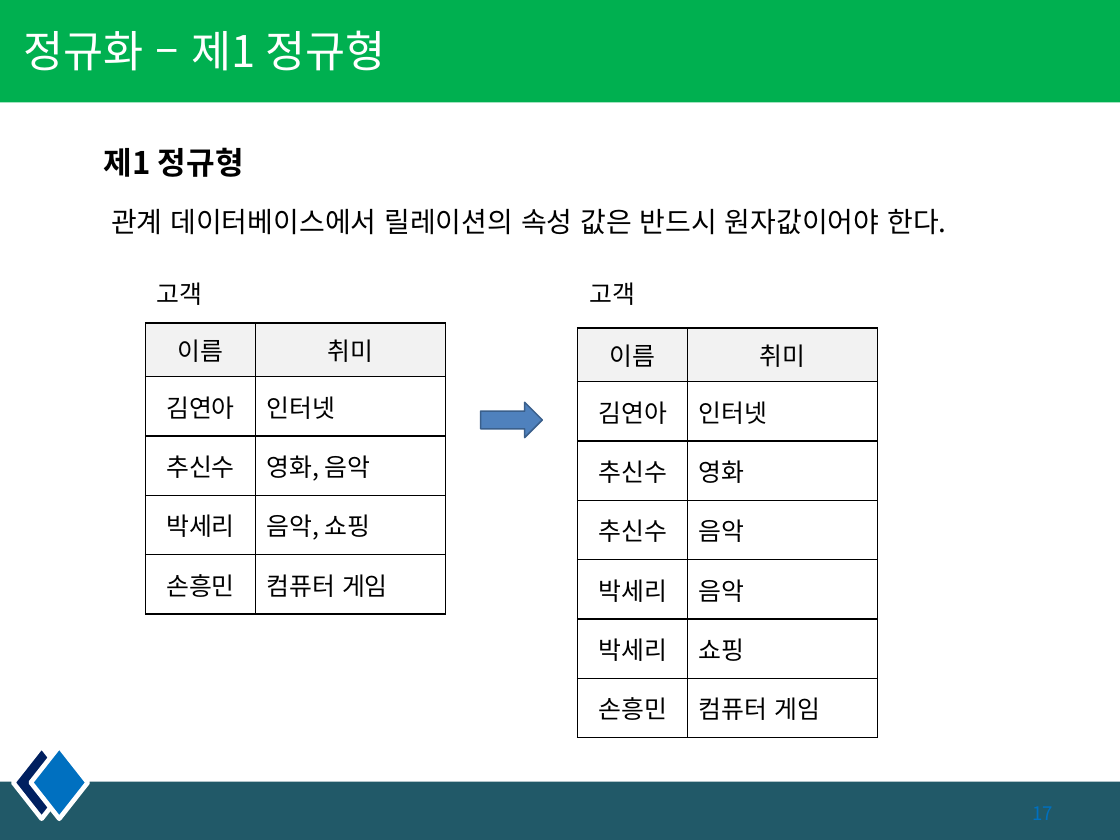
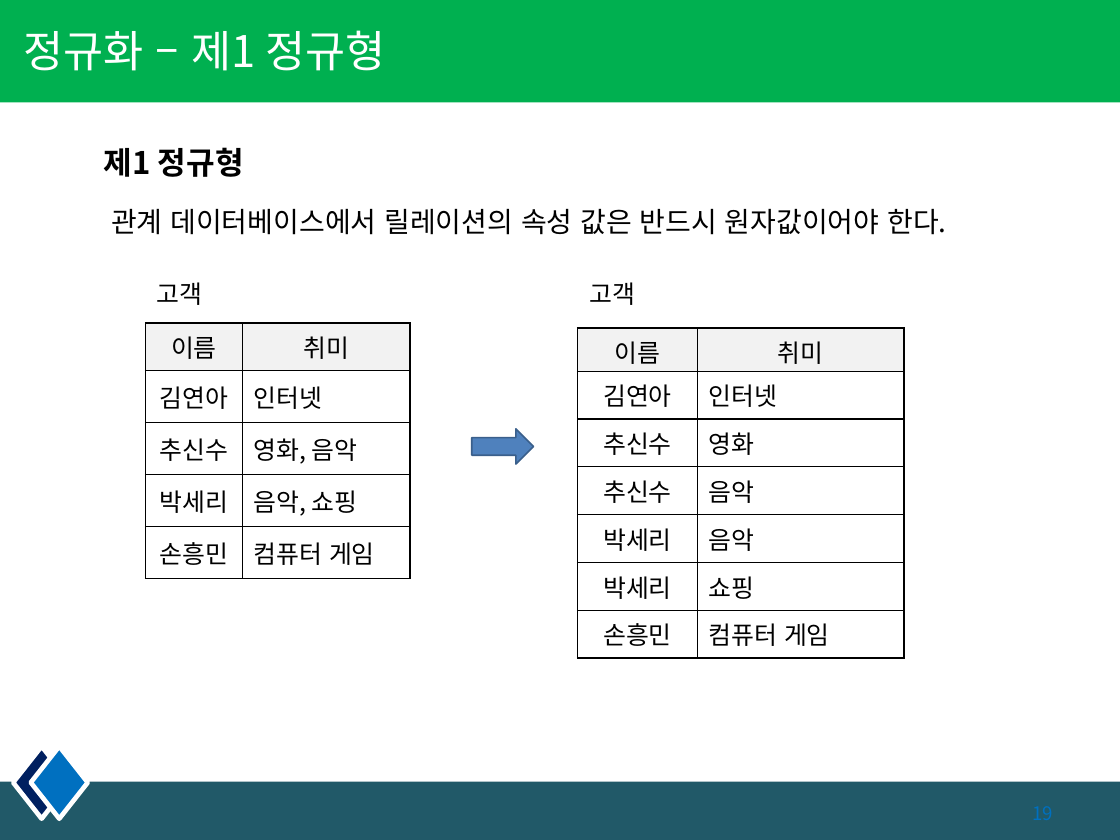
Before and after one commit to kiyongee2/green_project_web, a slide deck: slide 19 of db_ppt/2장. 제약조건, 관계.pptx (slide 17 before the commit). Drawn at 1120x840 pixels with LibreOffice and Linux fonts; fonts in the diff are those of the drawing. Boxes give left, top, right and bottom in pixels: in the first picture for what was removed or moved away, otherwise in the second. Text is boxed around its words. In the diff, an @@ line names an element or a change of style, - is before the commit and + after.

```diff
--- a/db_ppt/2장. 제약조건, 관계.pptx
+++ b/db_ppt/2장. 제약조건, 관계.pptx
@@ table: place and size @@
-table at box(146, 323, 445, 614)
+table at box(146, 323, 411, 578)
@@ table: place and size @@
-table at box(578, 328, 877, 738)
+table at box(578, 328, 904, 659)
@@ right arrow: place and size @@
-right arrow at box(480, 402, 542, 437)
+right arrow at box(472, 429, 533, 464)
```
Also in this commit, not shown: 2 other slides changed, 2 slides added, 7 other files.
